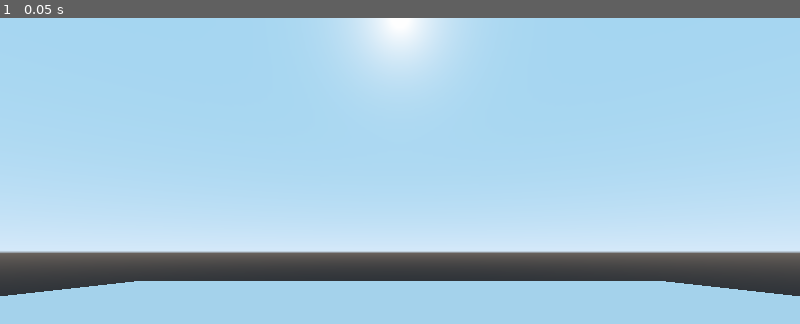
Above: before the commit, frame 1.
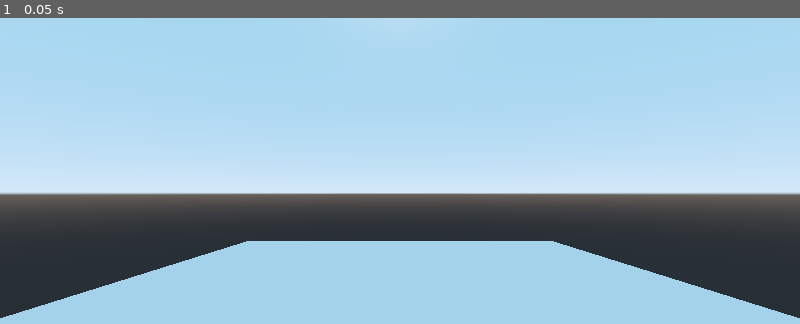
Above: after the commit, the same moment.

Repository: kyle-stevens/murder-mansion
Game: Godot game, scene res://Scenes/Maps/PlatformDemo.tscn
Two runs of this game, one before a commit and one after it. Both use one fixed random seed, a clock stepped at 60 frames per second and the inputs below. This scene is started directly instead of the project's main scene.
Inputs:
- Up to frame 1 (0.05 s): no input

The runs differ from the first frame. In frame 1, 35% of the frame differs, in the area x 0-100%, y 0-99%.
Error after the commit: Invalid call. Nonexistent function 'set_network_master' in base 'PackedScene'. (res://Scenes/Maps/PlatformDemo.gd:14)

Commit message:
Issues with Networking, set_network_master() in demo scene - v0.0.6

Diff:
--- /dev/null
+++ b/Murder Mansion/Scenes/Maps/PlatformDemo.gd
@@ -0,0 +1,26 @@
+extends Spatial
+
+
+# Declare member variables here. Examples:
+# var a = 2
+# var b = "text"
+onready var player1pos = $player1pos
+onready var player2pos = $player2pos
+
+# Called when the node enters the scene tree for the first time.
+func _ready():
+	var player1 = preload("res://Scenes/Players/player_controller.tscn")
+	player1.set_name(str(get_tree().get_network_unique_id()))
+	player1.set_network_master(get_tree().get_network_unique_id())
+	player1.global_transform = player1pos.global_transform
+	add_child(player1)
+
+	var player2 = preload("res://Scenes/Players/player_controller.tscn")
+	player2.set_name(str(Globals.player2id))
+	player2.set_network_master(Globals.player2id)
+	player2.global_transform = player2pos.global_transform
+	add_child(player2)
+
+# Called every frame. 'delta' is the elapsed time since the previous frame.
+#func _process(delta):
+#	pass
--- a/Murder Mansion/Scenes/Maps/PlatformDemo.tscn
+++ b/Murder Mansion/Scenes/Maps/PlatformDemo.tscn
@@ -1,9 +1,12 @@
-[gd_scene load_steps=2 format=2]
+[gd_scene load_steps=3 format=2]
+
+[ext_resource path="res://Scenes/Maps/PlatformDemo.gd" type="Script" id=1]
 
 [sub_resource type="BoxShape" id=1]
 extents = Vector3( 7, 0.5, 7 )
 
 [node name="PlatformDemo" type="Spatial"]
+script = ExtResource( 1 )
 
 [node name="StaticBody" type="StaticBody" parent="."]
 
@@ -18,5 +21,11 @@
 shape = SubResource( 1 )
 
 [node name="Networking Camera" type="Camera" parent="."]
-transform = Transform( 1, 0, 0, 0, 1, 0, 0, 0, 1, 0, 4.38432, 10.5246 )
+transform = Transform( 1, 0, 0, 0, 0.985013, 0.172479, 0, -0.172479, 0.985013, 0, 11.2669, 40.4385 )
 current = true
+
+[node name="player1pos" type="Position3D" parent="."]
+transform = Transform( 1, 0, 0, 0, 1, 0, 0, 0, 1, 6.52517, 0, 0 )
+
+[node name="player2pos" type="Position3D" parent="."]
+transform = Transform( 1, 0, 0, 0, 1, 0, 0, 0, 1, -11.1534, 0, 0 )
--- a/Murder Mansion/Scripts/Networking/Lobby.gd
+++ b/Murder Mansion/Scripts/Networking/Lobby.gd
@@ -14,17 +14,17 @@
 func _on_HostButton_pressed():
 	var net = NetworkedMultiplayerENet.new()
 	net.create_server(6000, 5)
-	get_tree().network_peer = net
+	get_tree().set_network_peer(net)
 	print("hosting")
 
 
 func _on_JoinButton_pressed():
 	var net = NetworkedMultiplayerENet.new()
 	net.create_client("127.0.0.1", 6000)
-	get_tree().network_peer = net
+	get_tree().set_network_peer(net)
 
 func _player_connected(id):
-	#Globals.player2id = id
+	Globals.player2id = id
 	var game = preload("res://Scenes/Maps/PlatformDemo.tscn").instance()
 	get_tree().get_root().add_child(game)
 	print("player joined")
--- /dev/null
+++ b/Murder Mansion/Scripts/Networking/globals.gd
@@ -0,0 +1,16 @@
+extends Node
+
+var player2id = -1
+# Declare member variables here. Examples:
+# var a = 2
+# var b = "text"
+
+
+# Called when the node enters the scene tree for the first time.
+func _ready():
+	pass # Replace with function body.
+
+
+# Called every frame. 'delta' is the elapsed time since the previous frame.
+#func _process(delta):
+#	pass
--- a/Murder Mansion/project.godot
+++ b/Murder Mansion/project.godot
@@ -13,6 +13,10 @@
 config/name="Murder Mansion"
 run/main_scene="res://Scenes/Menus/Lobby.tscn"
 config/icon="res://icon.png"
+
+[autoload]
+
+Globals="*res://Scripts/Networking/globals.gd"
 
 [input]
 
